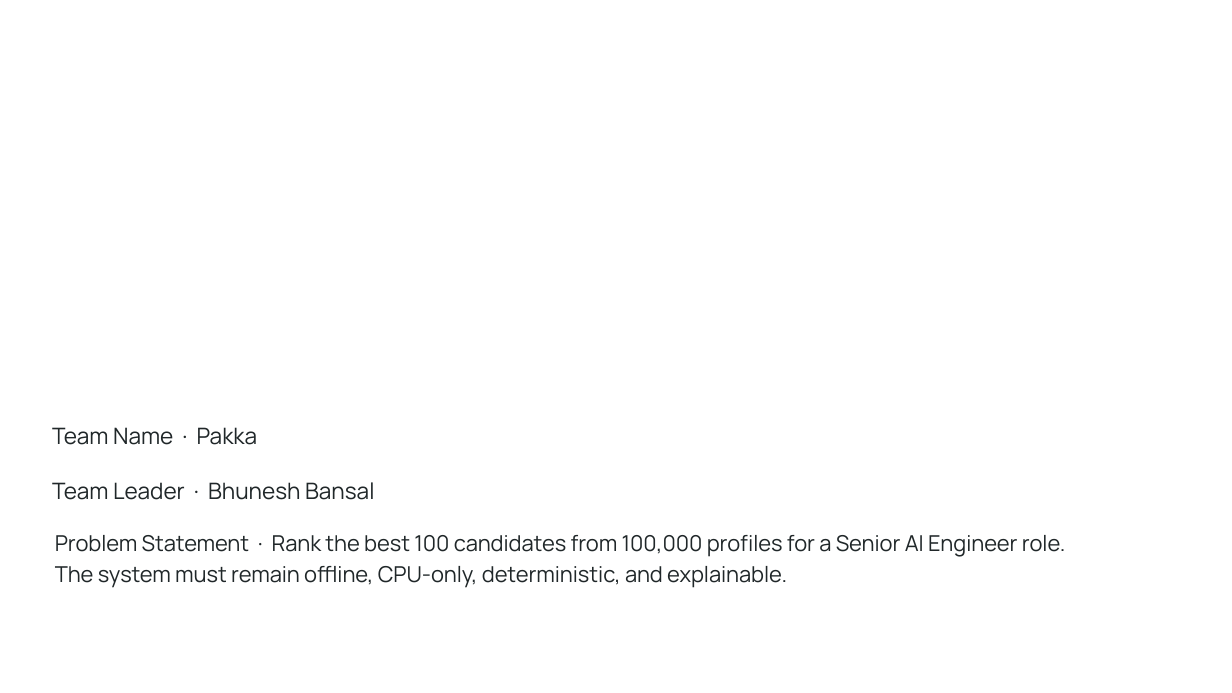
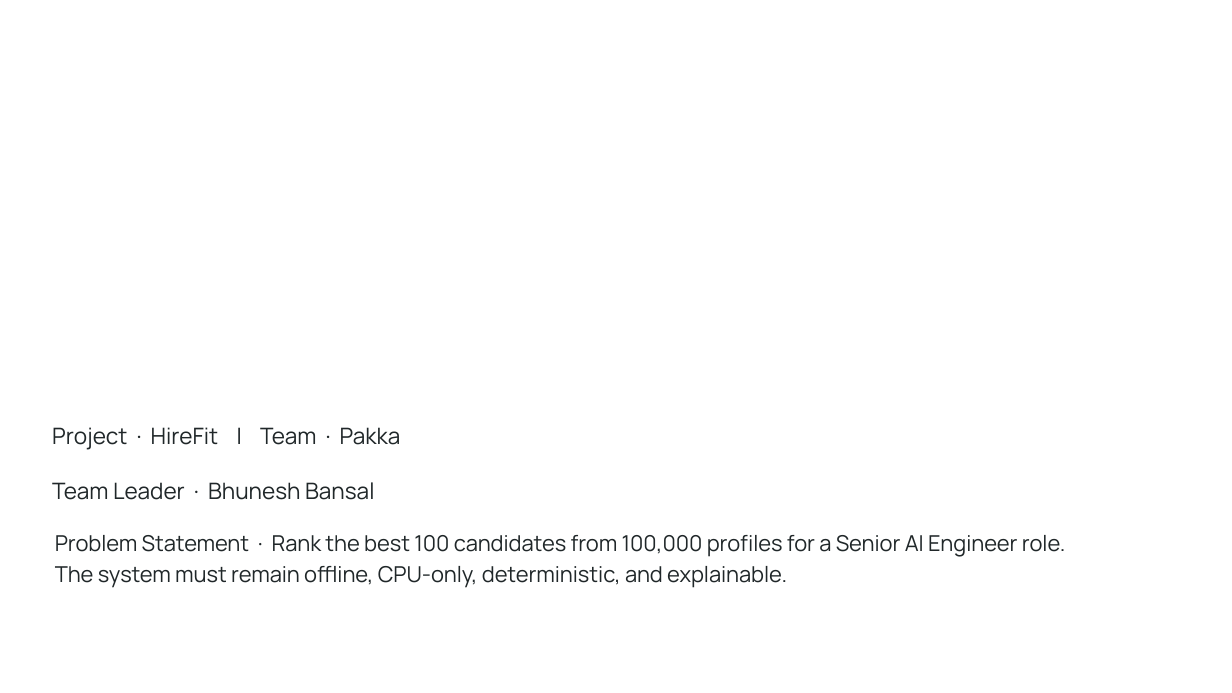
Before and after one commit to bansalbhunesh/redrob-hirefit-ranker, a slide deck: slide 1 of docs/HireFit_Submission_Deck.pptx. Drawn at 1232x693 pixels with LibreOffice and Linux fonts; fonts in the diff are those of the drawing; background and template pictures are left out. Boxes give left, top, right and bottom in pixels: in the first picture for what was removed or moved away, otherwise in the second. Text is boxed around its words. In the diff, an @@ line names an element or a change of style, - is before the commit and + after.

```diff
--- a/docs/HireFit_Submission_Deck.pptx
+++ b/docs/HireFit_Submission_Deck.pptx
@@ text at <box>52,427,401,450</box>: text changed @@
-Team Name · Pakka
+Project · HireFit | Team · Pakka
```
Also in this commit, not shown: 9 other slides changed, 22 other files.
